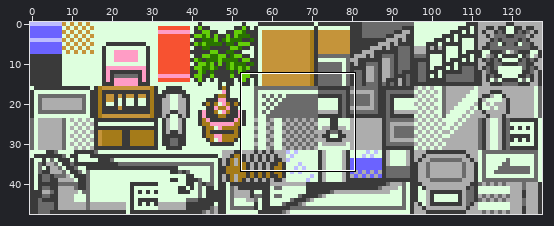
Sprite sheet, stored at data/tilesets/secondary/rb_museum/tiles.png. The picture above shows the old version from afar; the outline marks the close-up.
Close-up. First the earlier version:
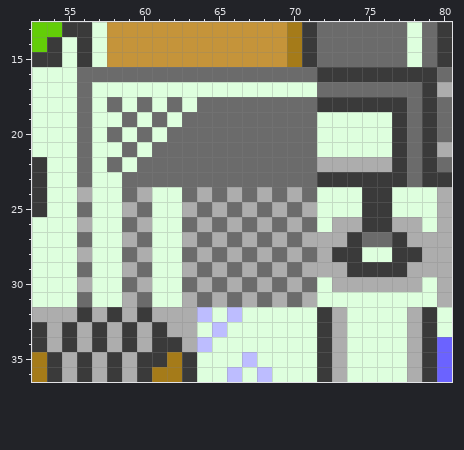
The file is 128x48 pixels. Shown: x 53..80, y 13..36.
The same view after the edit:
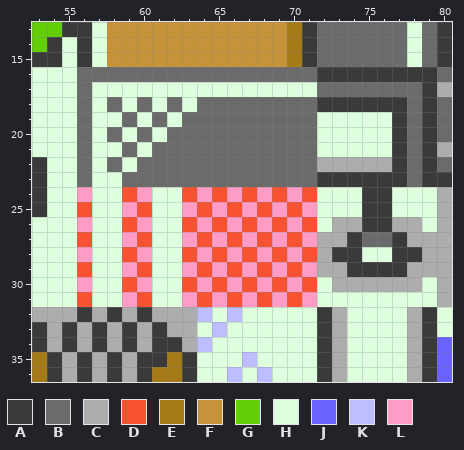
Palette (. is transparent): A #3a3a3a  B #6b6b6b  C #adadad  D #f75231  E #a57b19  F #c5943a  G #63ce08  H #deffde  J #6b63ff  K #bdbdff  L #ff9cc5
Diff:
Colour B becomes colour D in row 24 at x 59, 63, 65, 67, 69 and 71; in row 25 at x 56, 60, 64, 66, 68 and 70; in row 26 at x 59, 63, 65, 67, 69 and 71; in row 27 at x 56, 60, 64, 66, 68 and 70; in row 28 at x 59, 63, 65, 67, 69 and 71; in row 29 at x 56, 60, 64, 66, 68 and 70.
Colour B becomes colour D in row 30 at x 59, 63, 65, 67, 69 and 71; in row 31 at x 56, 60, 64, 66, 68 and 70.
Colour C becomes colour L in row 24 at x 56, 60, 64, 66, 68 and 70; in row 25 at x 59, 63, 65, 67, 69 and 71; in row 26 at x 56, 60, 64, 66, 68 and 70; in row 27 at x 59, 63, 65, 67, 69 and 71; in row 28 at x 56, 60, 64, 66, 68 and 70; in row 29 at x 59, 63, 65, 67, 69 and 71.
Colour C becomes colour L in row 30 at x 56, 60, 64, 66, 68 and 70; in row 31 at x 59, 63, 65, 67, 69 and 71.
Where, in picture pixels (left, top, right, bottom), the same in both close-ups:
changed: (77, 187, 317, 307)
